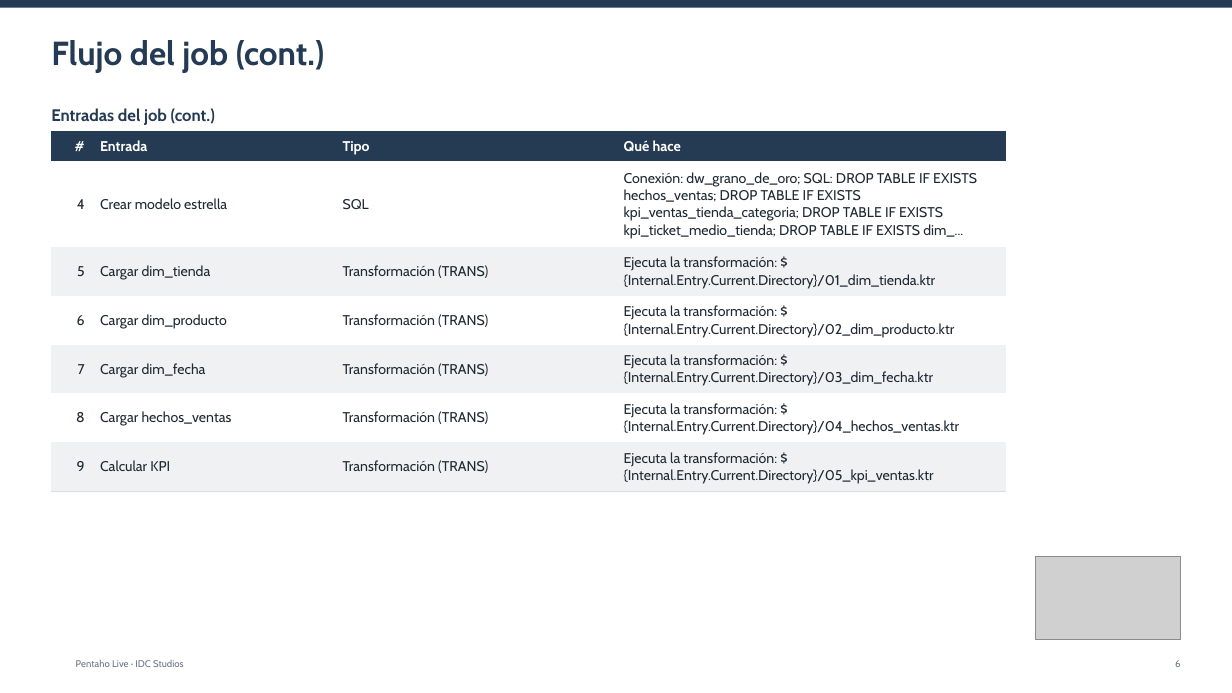
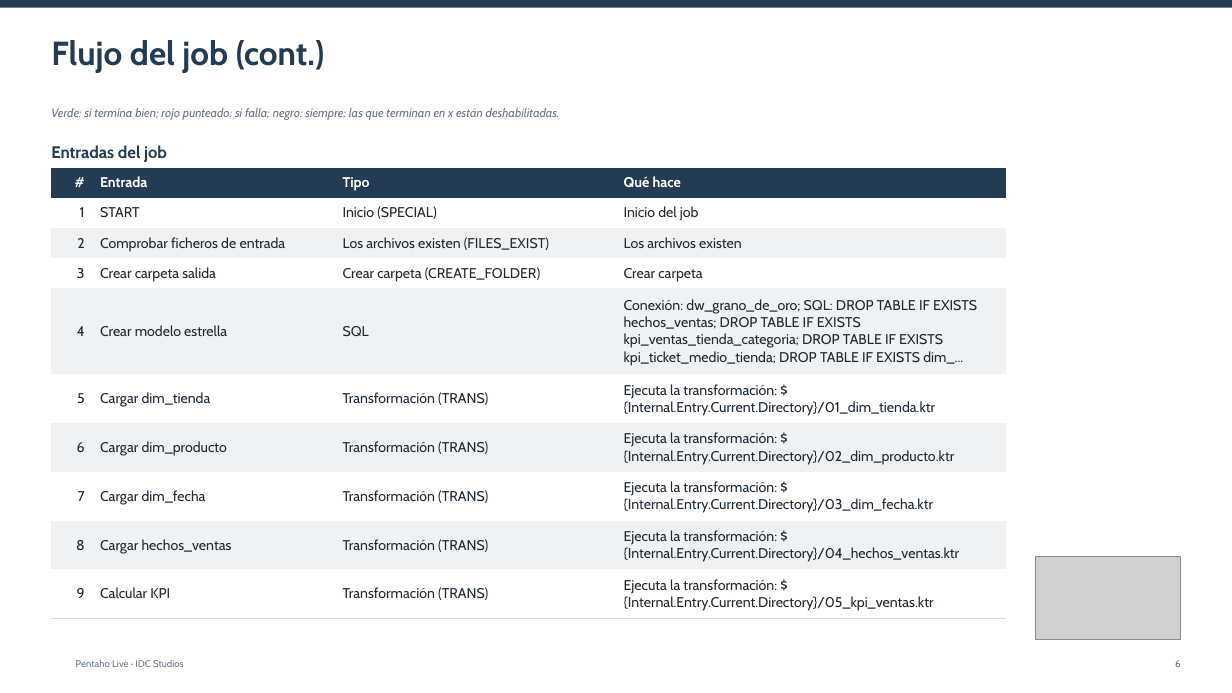
Before and after one commit to IvI2511/pentaho-mcp, a slide deck: slide 6 of ejemplo/informes/job_carga_dw.pptx. Drawn at 1232x693 pixels with LibreOffice and Linux fonts; fonts in the diff are those of the drawing; grey boxes stand for pictures; background and template pictures are left out. Boxes give left, top, right and bottom in pixels: in the first picture for what was removed or moved away, otherwise in the second. Text is boxed around its words. In the diff, an @@ line names an element or a change of style, - is before the commit and + after.

```diff
--- a/ejemplo/informes/job_carga_dw.pptx
+++ b/ejemplo/informes/job_carga_dw.pptx
@@ text added at (51, 108, 560, 120), 9.5 pt, text #6B7785, italic @@
+Verde: si termina bien; rojo punteado: si falla; negro: siempre; las que terminan en x están deshabilitadas.
@@ text at (51, 145, 167, 162): text changed @@
-Entradas del job (cont.)
+Entradas del job
@@ table at (52, 167, 1006, 618) @@
+row 2: 1 | START | Inicio (SPECIAL) | Inicio del job
+row 3: 2 | Comprobar ficheros de entrada | Los archivos existen (FILES_EXIST) | Los archivos existen
+row 4: 3 | Crear carpeta salida | Crear carpeta (CREATE_FOLDER) | Crear carpeta
@@ table: place and size @@
-table at (52, 131, 1006, 492)
+table at (52, 167, 1006, 618)
```
Also in this commit, not shown: 6 other slides changed, 30 other files.
